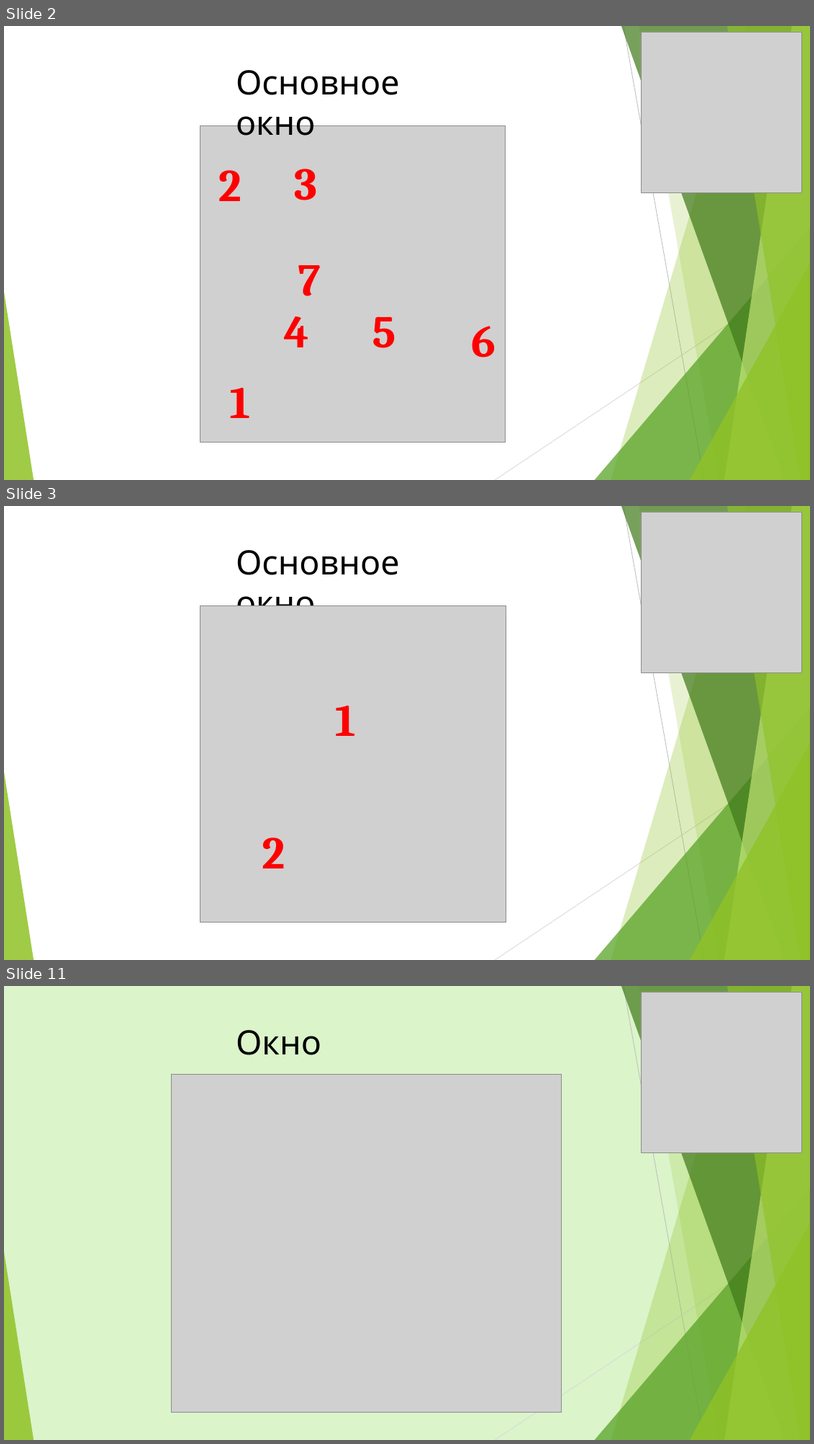
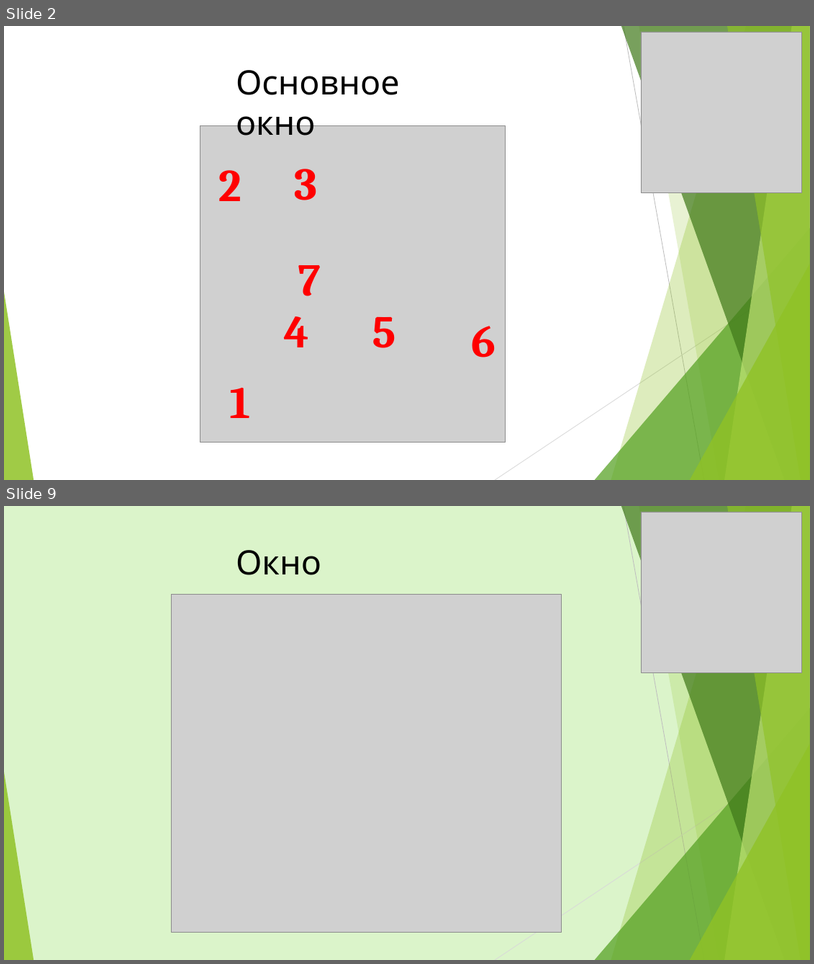
Before and after one commit to PushkinC/GUItoTurtle, a slide deck: GUItoTurtle.pptx. Shown one above the other, each under a label of ours: slides 2, 3 and 11 before the commit, slides 2 and 9 after it; the slides between them are not shown. The pictures are 814x1444 and 814x964 pixels, drawn with LibreOffice and Linux fonts; fonts in the diff are those of the drawing; grey boxes stand for pictures. Boxes give left, top, right and bottom in pixels: in the first picture for what was removed or moved away, otherwise in the second. Text is boxed around its words. In the diff, an @@ line names an element or a change of style, - is before the commit and + after.

```diff
--- a/GUItoTurtle.pptx
+++ b/GUItoTurtle.pptx
@@ slide 3 removed at (4, 506, 810, 960), background #FFFFFF; not listed: 10 template elements that a slide beside it also shows @@
@@ picture removed at (642, 512, 802, 673) @@
@@ text removed at (236, 550, 400, 606) @@
-Основное окно
@@ picture removed at (201, 606, 506, 922) @@
@@ picture removed at (201, 606, 506, 922) @@
@@ text removed at (335, 705, 356, 736) @@
-1
@@ text removed at (262, 837, 285, 868) @@
-2
@@ what was slide 11 is now slide 9 @@
```
Also in this commit, not shown: 10 slides changed, 2 slides added, 1 other slide removed, 8 other files.
